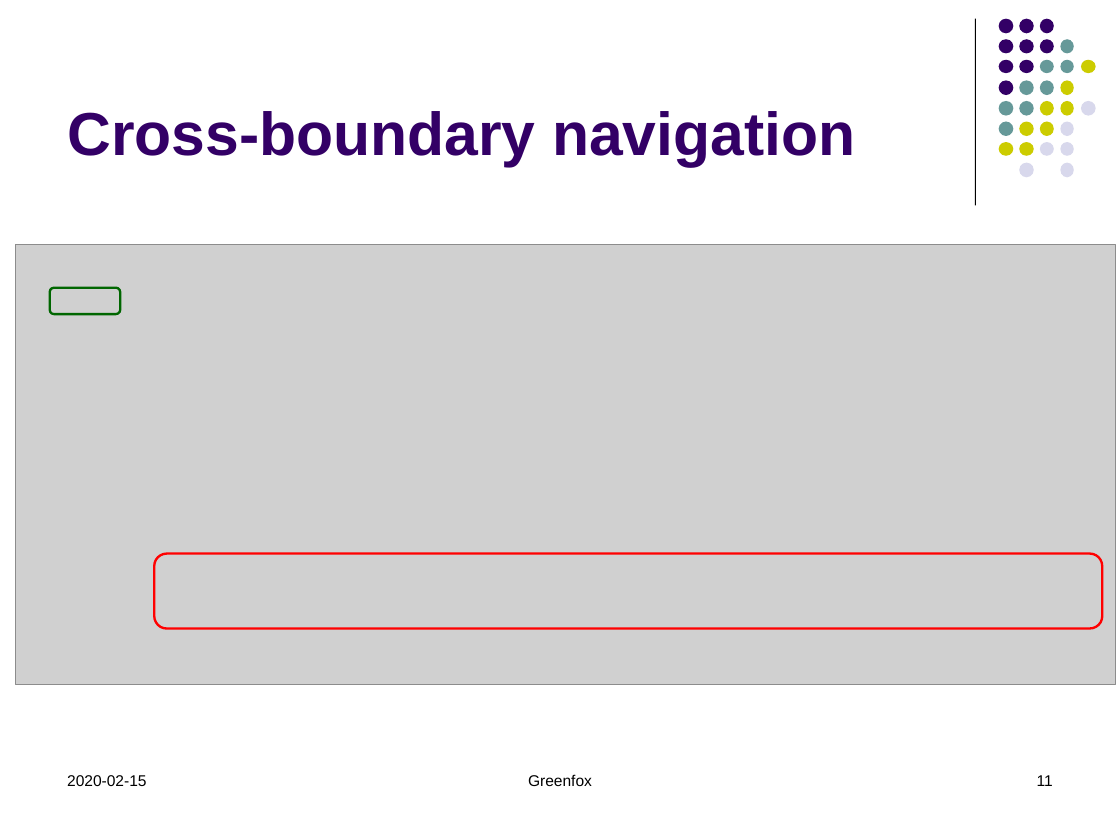
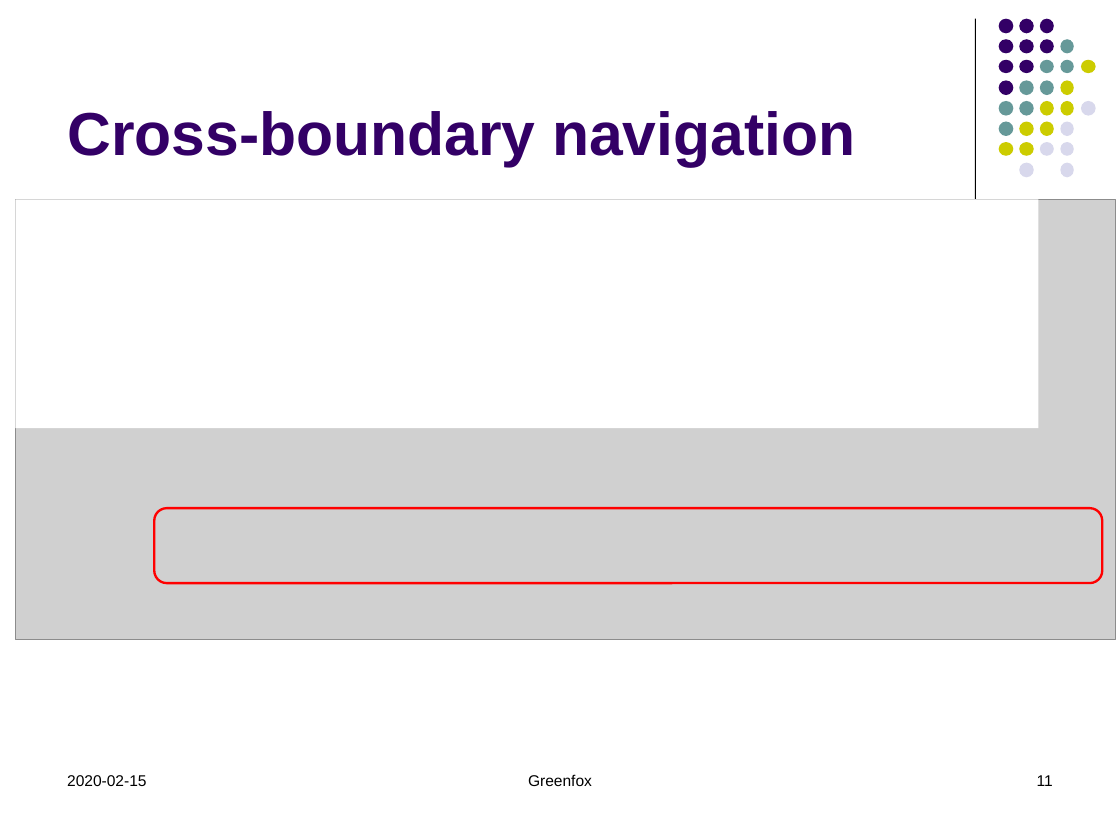
Before and after one commit to hrennau/greenfox, a slide deck: slide 11 of about/greenfox07.pptx. Drawn at 1120x840 pixels with LibreOffice and Linux fonts; fonts in the diff are those of the drawing; grey boxes stand for pictures. Boxes give left, top, right and bottom in pixels: in the first picture for what was removed or moved away, otherwise in the second. Text is boxed around its words. In the diff, an @@ line names an element or a change of style, - is before the commit and + after.

```diff
--- a/about/greenfox07.pptx
+++ b/about/greenfox07.pptx
@@ picture: place and size @@
-picture at box(16, 245, 1116, 685)
+picture at box(16, 199, 1116, 640)
@@ rectangle added at box(16, 199, 1038, 428), fill #FFFFFF @@
@@ rounded rectangle removed at box(49, 288, 120, 315) @@
@@ rounded rectangle: place and size @@
-rounded rectangle at box(155, 553, 1102, 628)
+rounded rectangle at box(155, 508, 1102, 584)
```
Also in this commit, not shown: 6 other slides changed, 5 slides added, 1 other file.
